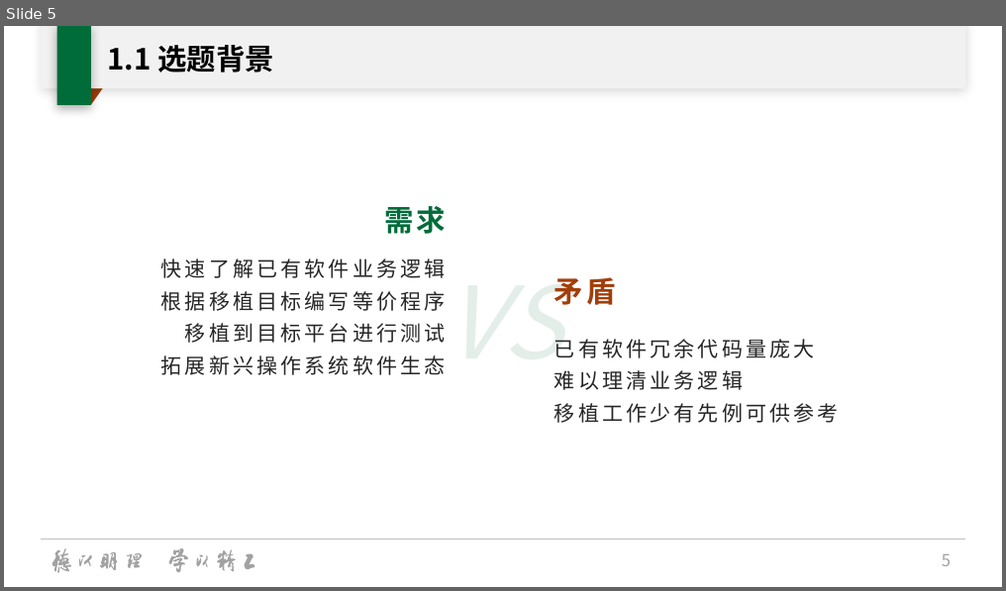
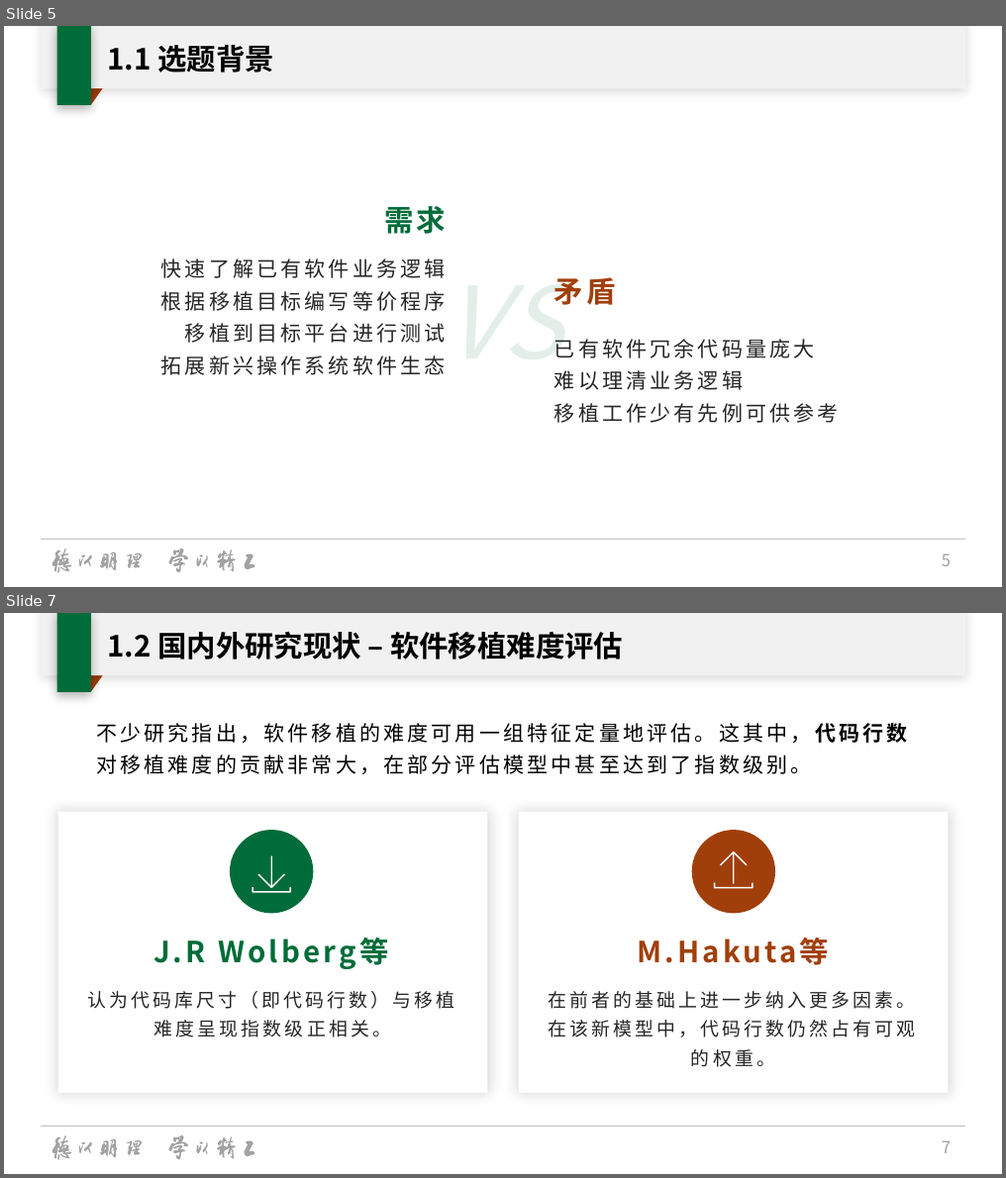
Before and after one commit to oscourse-tsinghua/openingreport-fze2023, a slide deck: slide.pptx. Shown one above the other, each under a label of ours: slide 5 before the commit, slides 5 and 7 after it; the slides between them are not shown. The pictures are 1006x591 and 1006x1178 pixels, drawn with LibreOffice and Linux fonts; fonts in the diff are those of the drawing; background and template pictures are left out. Boxes give left, top, right and bottom in pixels: in the first picture for what was removed or moved away, otherwise in the second. Text is boxed around its words. In the diff, an @@ line names an element or a change of style, - is before the commit and + after.

```diff
--- a/slide.pptx
+++ b/slide.pptx
@@ slide 7 added at [4,613,1002,1174], background #FFFFFF; not listed: 22 template elements that a slide beside it also shows @@
@@ title added at [108,632,623,660], 28 pt, text #000000, bold @@
+1.2 国内外研究现状 – 软件移植难度评估
@@ text added at [96,723,908,774], 20 pt, text #000000 @@
+不少研究指出，软件移植的难度可用一组特征定量地评估。这其中，代码行数对移植难度的贡献非常大，在部分评估模型中甚至达到了指数级别。
@@ rectangle added at [57,811,487,1093], fill #FFFFFF @@
@@ rectangle added at [519,811,948,1093], fill #FFFFFF @@
@@ ellipse added at [230,830,314,914], fill #006C39 @@
@@ ellipse added at [692,830,776,914], fill #A13F0B @@
@@ freeform shape added at [257,856,285,888], fill #FFFFFF @@
@@ freeform shape added at [721,852,747,884], fill #FFFFFF @@
@@ freeform shape added at [252,887,291,893], fill #FFFFFF @@
@@ freeform shape added at [714,882,753,888], fill #FFFFFF @@
@@ text added at [154,941,205,963], 28 pt, text #006C39, bold @@
+J.R Wolberg等
@@ text added at [638,941,662,962], 28 pt, text #A13F0B, bold @@
+M.Hakuta等
@@ text added at [87,991,454,1038], 18 pt, text #262626 @@
+认为代码库尺寸（即代码行数）与移植难度呈现指数级正相关。
@@ text added at [548,991,915,1067], 18 pt, text #262626 @@
+在前者的基础上进一步纳入更多因素。在该新模型中，代码行数仍然占有可观的权重。
```
Also in this commit, not shown: 2 slides changed, 6 other slides added, 1 other file.
